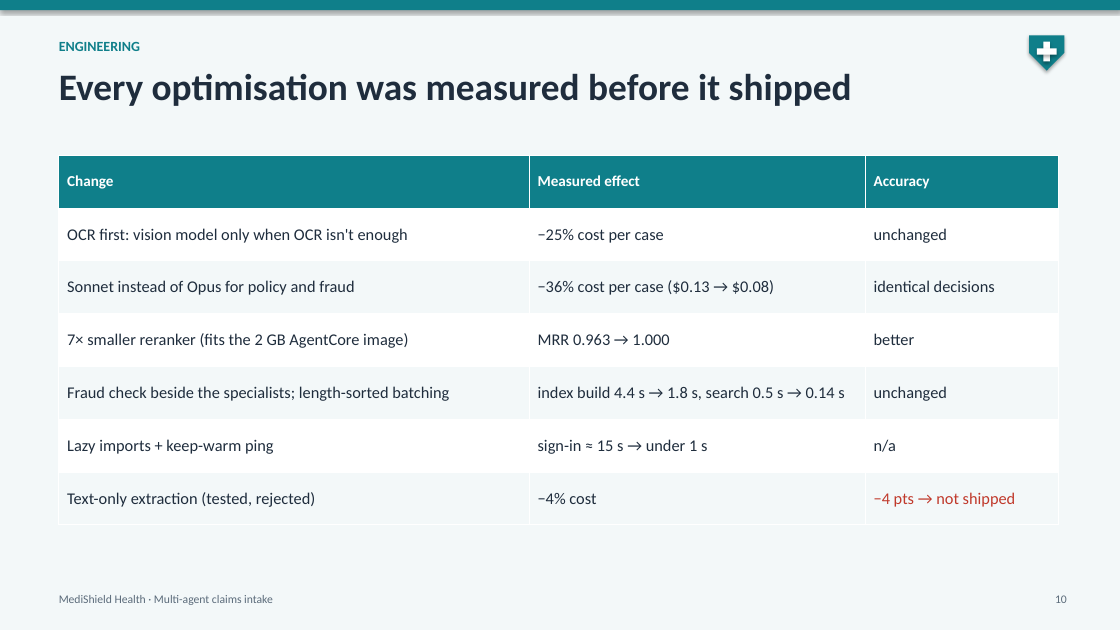
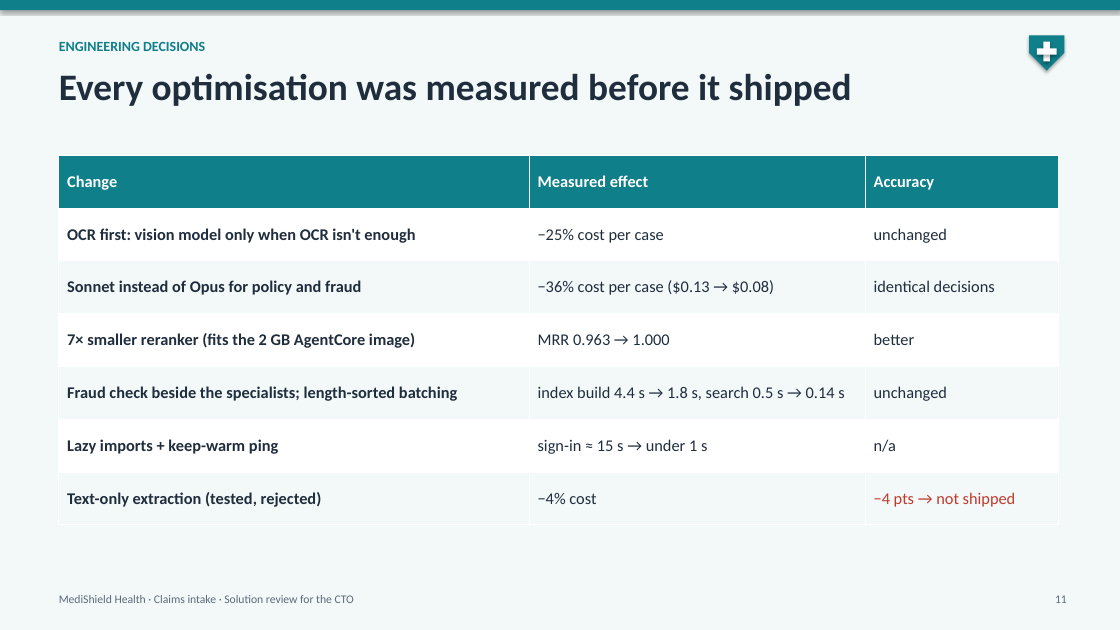
Before and after one commit to raghav010126/Capstone, a slide deck: slide 11 of docs/MediShield_capstone.pptx (slide 10 before the commit). Drawn at 1120x630 pixels with LibreOffice and Linux fonts; fonts in the diff are those of the drawing. Boxes give left, top, right and bottom in pixels: in the first picture for what was removed or moved away, otherwise in the second. Text is boxed around its words. In the diff, an @@ line names an element or a change of style, - is before the commit and + after.

```diff
--- a/docs/MediShield_capstone.pptx
+++ b/docs/MediShield_capstone.pptx
@@ text at box(59, 42, 205, 51): text changed @@
-ENGINEERING
+ENGINEERING DECISIONS
@@ table at box(59, 155, 1059, 525) @@
@@ size 13 to 14 pt in "Change", "Measured effect", "Accuracy" @@
@@ bold on in "OCR first: vision model only when OCR ...", "Sonnet instead of Opus for policy and ...", "7× smaller reranker (fits the 2 GB ...", "Fraud check beside the specialists; length-sorted batching" and 2 more places @@
@@ text at box(59, 595, 354, 603): text changed @@
-MediShield Health · Multi-agent claims intake
+MediShield Health · Claims intake · Solution review for the CTO
@@ text at box(1055, 595, 1067, 603): text changed @@
-10
+11
```
Also in this commit, not shown: 5 other slides changed, 8 slides added, 5 slides removed, 2 other files.
